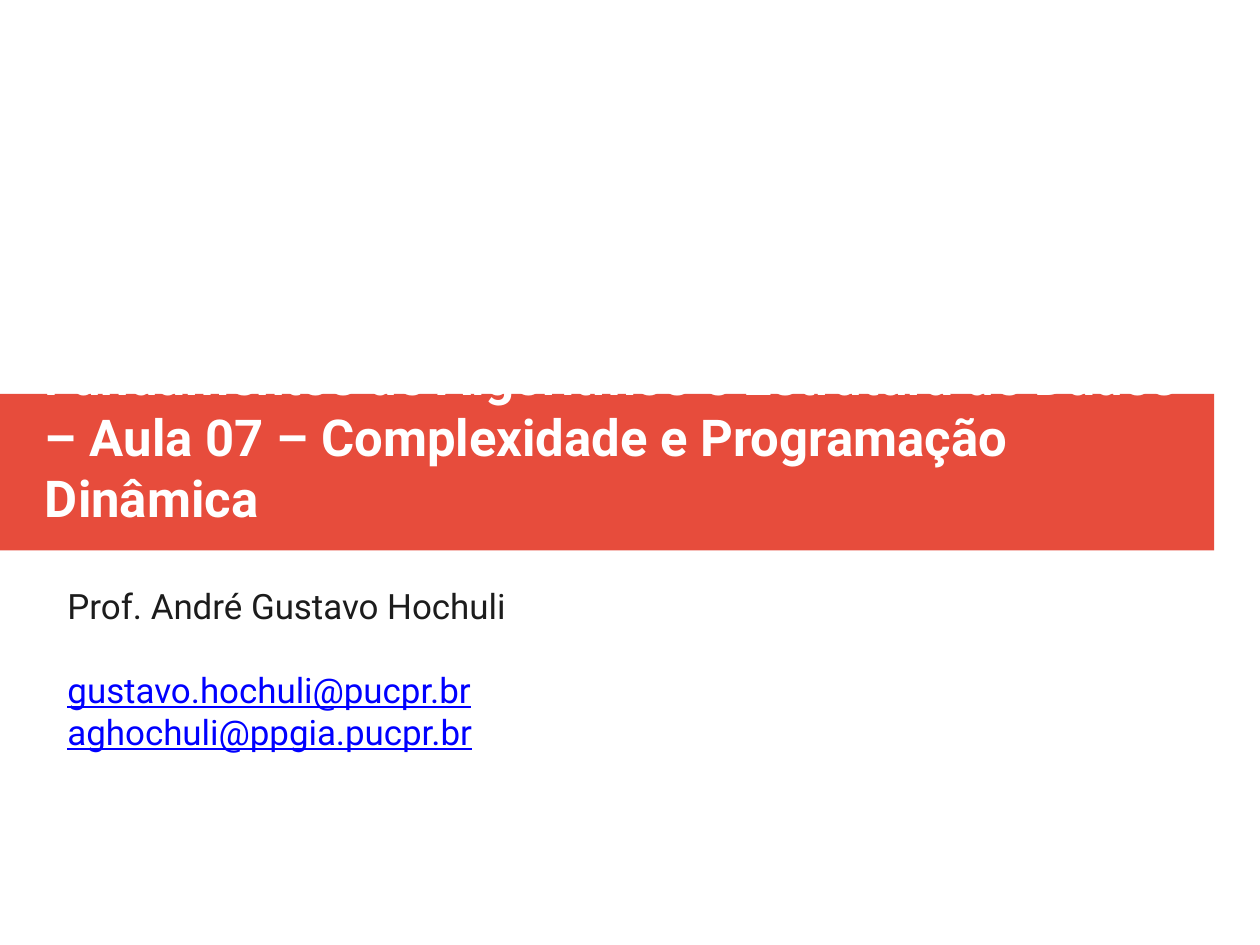
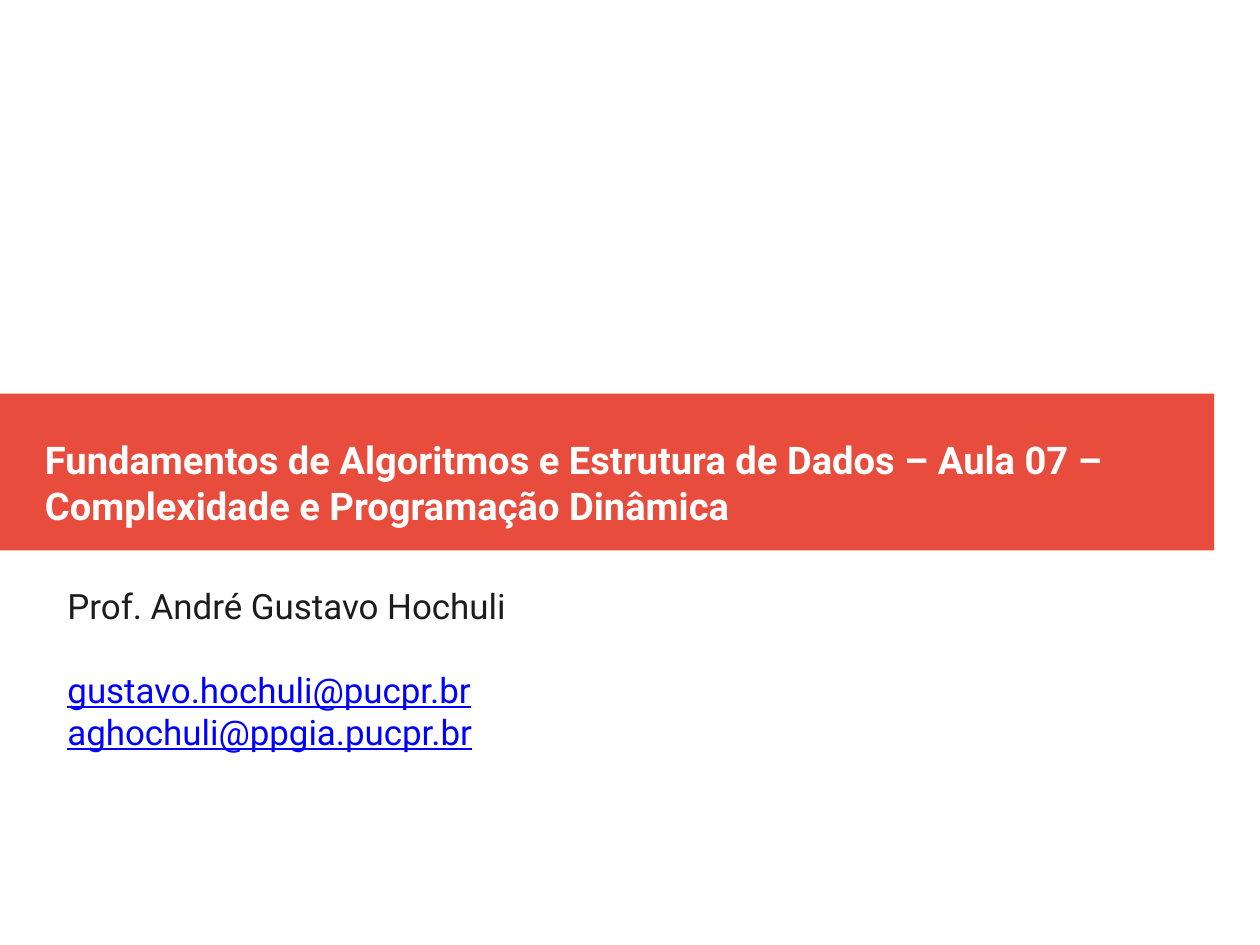
Before and after one commit to andrehochuli/teaching, a slide deck: slide 1 of DataStructuresAndAlgorithms/Aula 07 - BigO e Programacao Dinamica/Aula 07 - Programação Dinamica.pptx. Drawn at 1260x945 pixels with LibreOffice and Linux fonts; fonts in the diff are those of the drawing. Boxes give left, top, right and bottom in pixels: in the first picture for what was removed or moved away, otherwise in the second. Text is boxed around its words. In the diff, an @@ line names an element or a change of style, - is before the commit and + after.

```diff
--- a/DataStructuresAndAlgorithms/Aula 07 - BigO e Programacao Dinamica/Aula 07 - Programação Dinamica.pptx
+++ b/DataStructuresAndAlgorithms/Aula 07 - BigO e Programacao Dinamica/Aula 07 - Programação Dinamica.pptx
@@ text "Fundamentos de Algoritmos e Estrutura ..." at (x1=45, y1=445, x2=1069, y2=529): size 32 to 24 pt @@
```
Also in this commit, not shown: 13 other slides changed, 2 other files.
